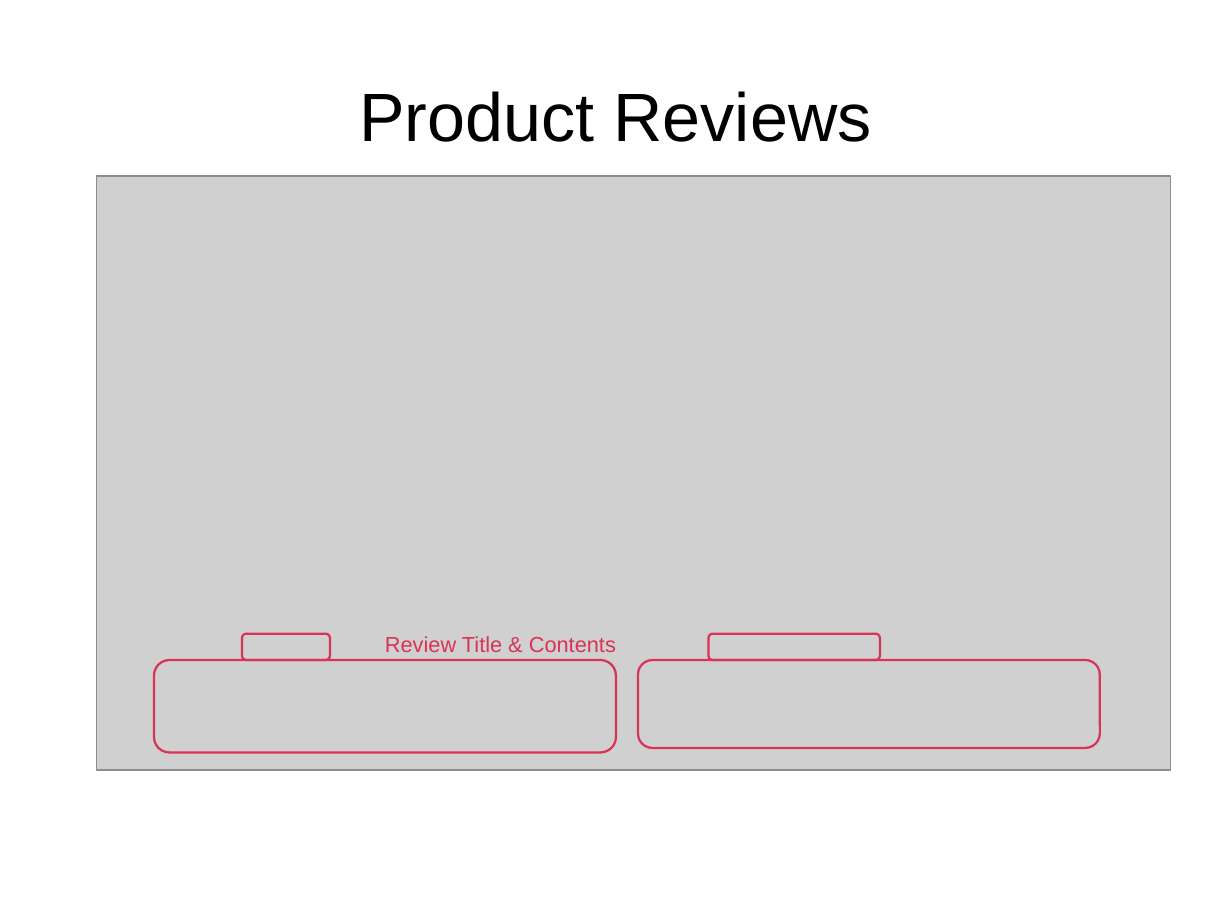
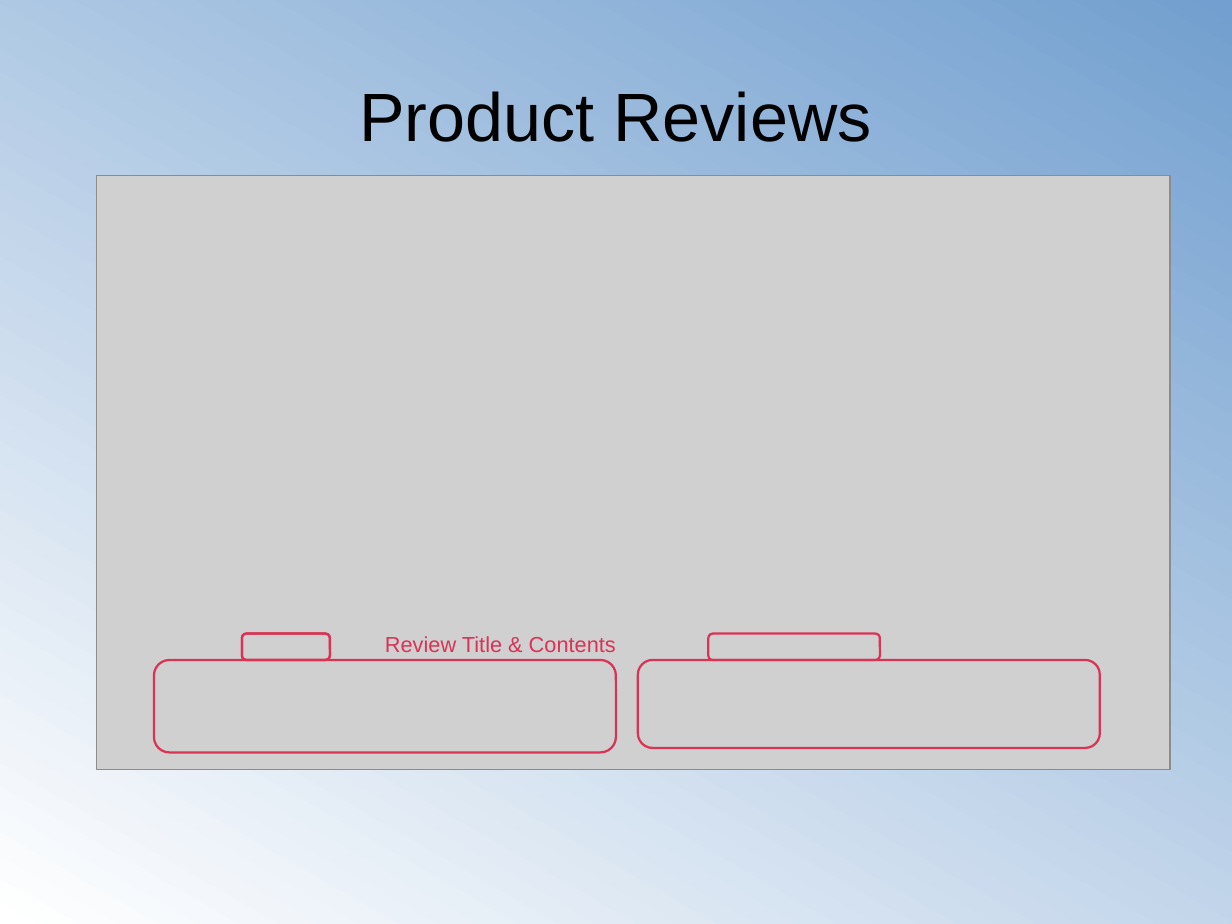
Before and after one commit to chun9men9/pet_webscrap, a slide deck: slide 5 of ppt_slides/Web Scrape - Chewy.com Pet Food.odp (slide 4 before the commit). Drawn at 1232x924 pixels with LibreOffice and Linux fonts; fonts in the diff are those of the drawing; grey boxes stand for pictures. Boxes give left, top, right and bottom in pixels: in the first picture for what was removed or moved away, otherwise in the second. Text is boxed around its words. In the diff, an @@ line names an element or a change of style, - is before the commit and + after.

```diff
--- a/ppt_slides/Web Scrape - Chewy.com Pet Food.odp
+++ b/ppt_slides/Web Scrape - Chewy.com Pet Food.odp
@@ background #FFFFFF to gradient #FFFFFF to #729FCF @@
```
Also in this commit, not shown: 12 other slides changed, 4 slides added, 1 slide removed, 18 other files.
